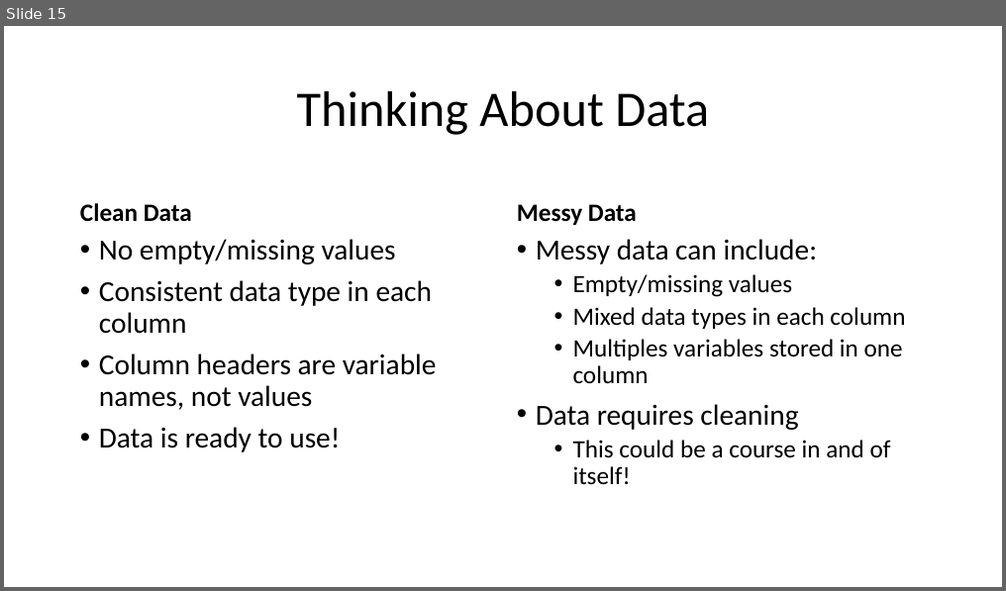
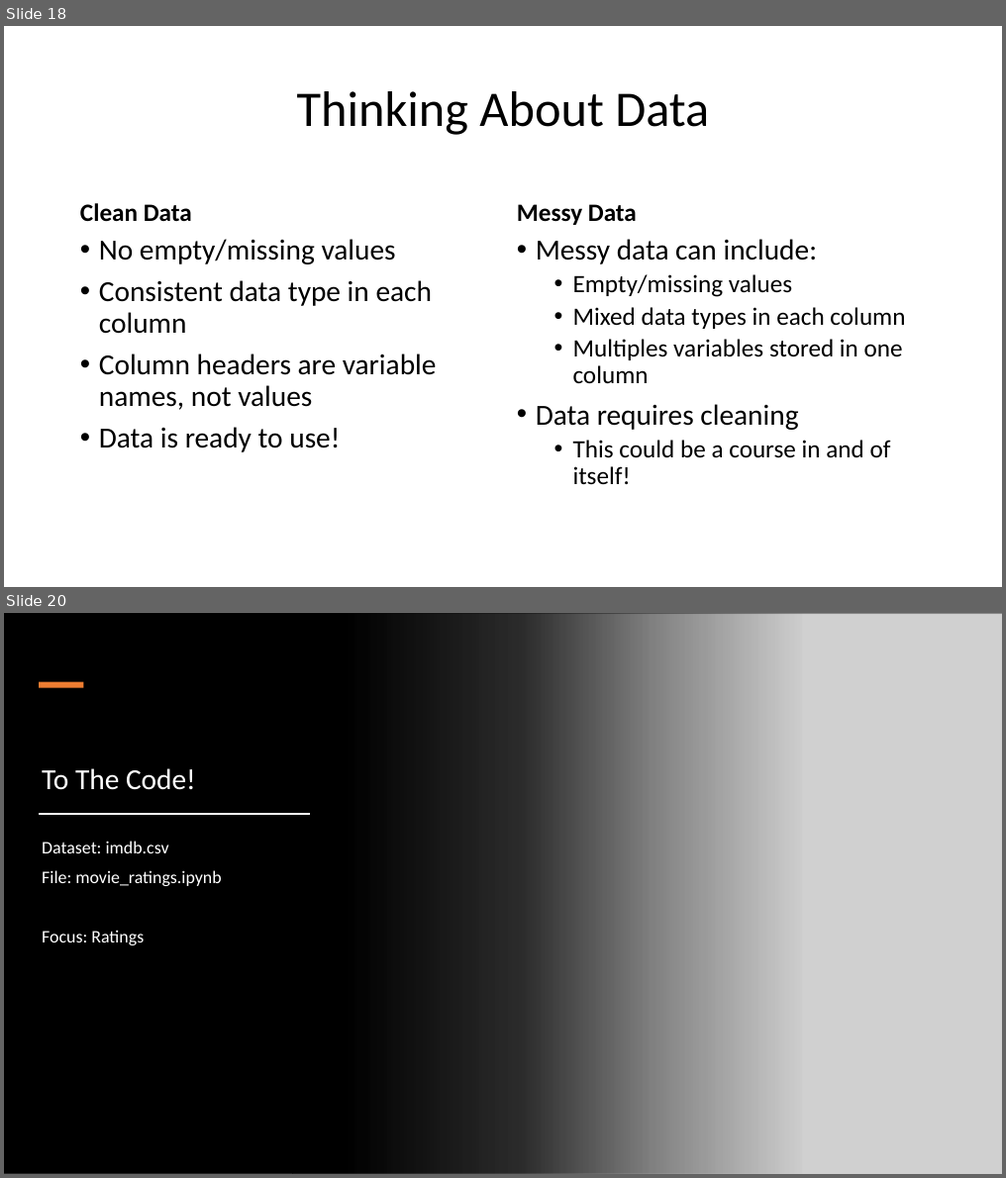
Before and after one commit to likeawednesday/TechCamp_DataViz, a slide deck: DVUP.pptx. Shown one above the other, each under a label of ours: slide 15 before the commit, slides 18 and 20 after it; the slides between them are not shown. The pictures are 1006x591 and 1006x1178 pixels, drawn with LibreOffice and Linux fonts; fonts in the diff are those of the drawing; grey boxes stand for pictures. Boxes give left, top, right and bottom in pixels: in the first picture for what was removed or moved away, otherwise in the second. Text is boxed around its words. In the diff, an @@ line names an element or a change of style, - is before the commit and + after.

```diff
--- a/DVUP.pptx
+++ b/DVUP.pptx
@@ slide 20 added at box(4, 613, 1002, 1174), background #FFFFFF @@
@@ rectangle added at box(4, 613, 803, 1174), fill gradient #000000 @@
@@ picture added at box(292, 613, 1002, 1174) @@
@@ rectangle added at box(39, 682, 83, 688), fill #ED7D31 @@
@@ title added at box(42, 768, 196, 790), 28 pt, text #FFFFFF @@
+To The Code!
@@ rectangle added at box(40, 813, 310, 814), fill #000000, outline #FFFFFF 0.25 pt @@
@@ text added at box(42, 841, 221, 946), 17 pt, text #FFFFFF @@
+Dataset: imdb.csv
+File: movie_ratings.ipynb
+Focus: Ratings
@@ what was slide 15 is now slide 18 @@
```
Also in this commit, not shown: 6 slides changed, 14 other slides added.
